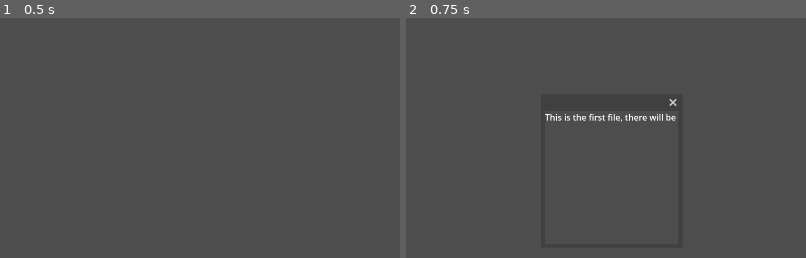
Above: before the commit, frames 1-2 (left to right).
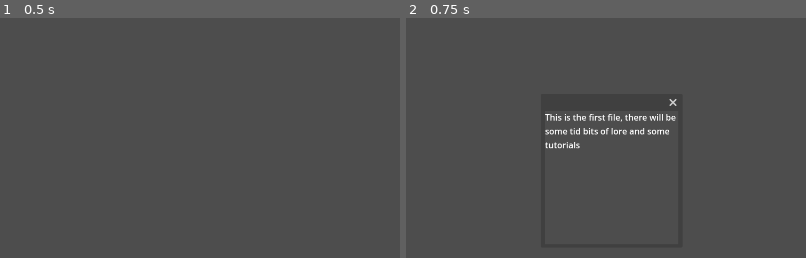
Above: after the commit, the same moments.

Repository: Rodslair/FrogFinder
Game: Godot game, scene res://scenes/level.tscn
Same seed, same stepped clock (60 frames per second), same inputs: the game is played once before the commit and once after it.
Inputs:
- Up to frame 1 (0.5 s): no input
- Up to frame 2 (0.75 s): click "Second Type Spawner" at 0.5 s
The pictures show only the part of the screen within x 33-83%, y 31-81%; the shares and areas given below are measured in that part.

Frame 1 is identical in both runs. In frame 2, 0.6% of the frame differs, in the area x 34-66%, y 45-55%.

Commit message:
final master; now we do things cleanly

Diff:
--- a/frogfinder/scenes/window_text.gd
+++ b/frogfinder/scenes/window_text.gd
@@ -9,3 +9,7 @@
 # Called every frame. 'delta' is the elapsed time since the previous frame.
 func _process(delta: float) -> void:
 	pass
+
+
+func _on_window_size_changed() -> void:
+	$Window/Label.size = $Window.size
--- a/frogfinder/scenes/window_text.tscn
+++ b/frogfinder/scenes/window_text.tscn
@@ -10,3 +10,6 @@
 offset_right = 40.0
 offset_bottom = 23.0
 text = "This is the first file, there will be some tid bits of lore and some tutorials"
+autowrap_mode = 2
+
+[connection signal="size_changed" from="Window" to="." method="_on_window_size_changed"]
